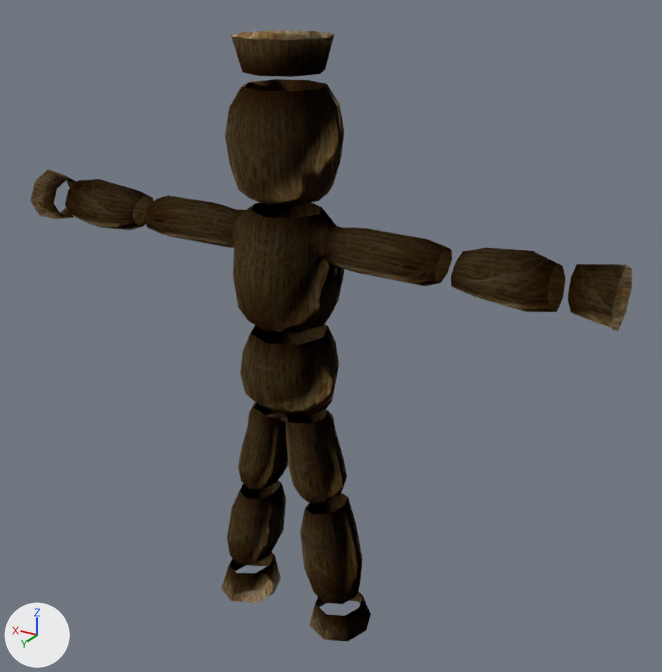
What one commit did to the glTF model models/wand_s_wara_gothloli_waraningyou.glb.
Both versions are drawn from a camera (50 mm lens) standing at (-0.447, 0.705, 0.331) and looking at (-0.04, 0.027, -0.008). Arrows for +X, +Y and +Z are at lower left; the lights stay in place. The first picture is the older version. Vertices at exactly the same position are counted once.
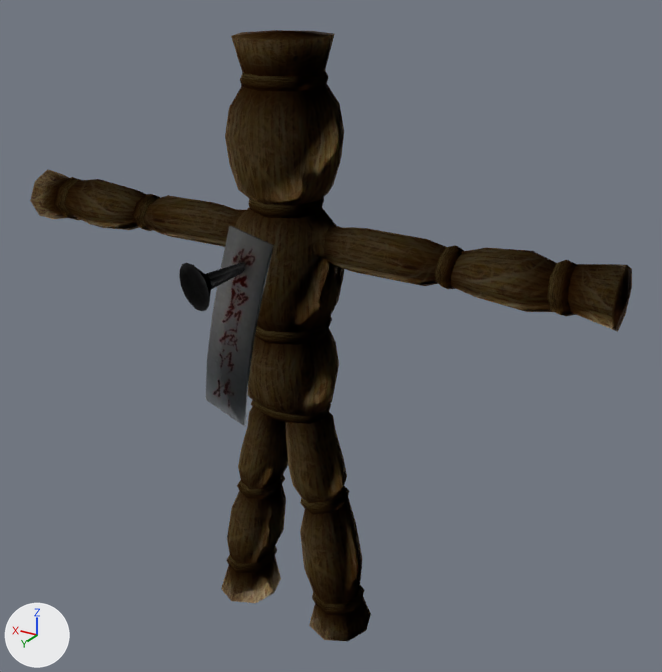
Boxes [x1, y1, x2, y2] around the edits, measured in the pictures (662 x 672 px):
part 1 of me_mesh_0, added
    after: [179, 263, 245, 311]
part 2 of me_mesh_0, added
    after: [206, 226, 274, 426]
part 3 of me_mesh_0, added
    after: [54, 30, 632, 616]

What the commit changed:
Picture 'Image_1' (img_image_1) is new.
Material 'wara_add' (mat_wara_add) is new.
Its texture is img_image_1.
Its metallic is 0.1.
Its roughness is 0.6.
me_mesh_0 is used by ob_mesh_0; location (0.0, 0.0, 0.0).
me_mesh_0 had 533 vertices, 832 faces and spanned x -0.302..0.302, y -0.015..0.089, z -0.326..0.26.
me_mesh_0 now has 684 vertices, 1356 faces and spans x -0.305..0.305, y -0.015..0.142, z -0.329..0.263.
me_mesh_0 part 1: a new loose piece of 26 vertices spanning x -0.001..0.052, y 0.031..0.142, z 0.039..0.083, in mat_wara_add (picture img_image_1).
me_mesh_0 part 2: a new loose piece of 20 vertices spanning x -0.019..0.057, y 0.068..0.115, z -0.074..0.097, in mat_wara_add (picture img_image_1).
Part 3, on me_mesh_0:
105 vertices are added at x -0.305..0.305, y -0.005..0.079, z -0.329..0.263.
440 new faces join them, mat_wara_add (picture img_image_1).
me_mesh_0 gains material mat_wara_add (picture img_image_1).
